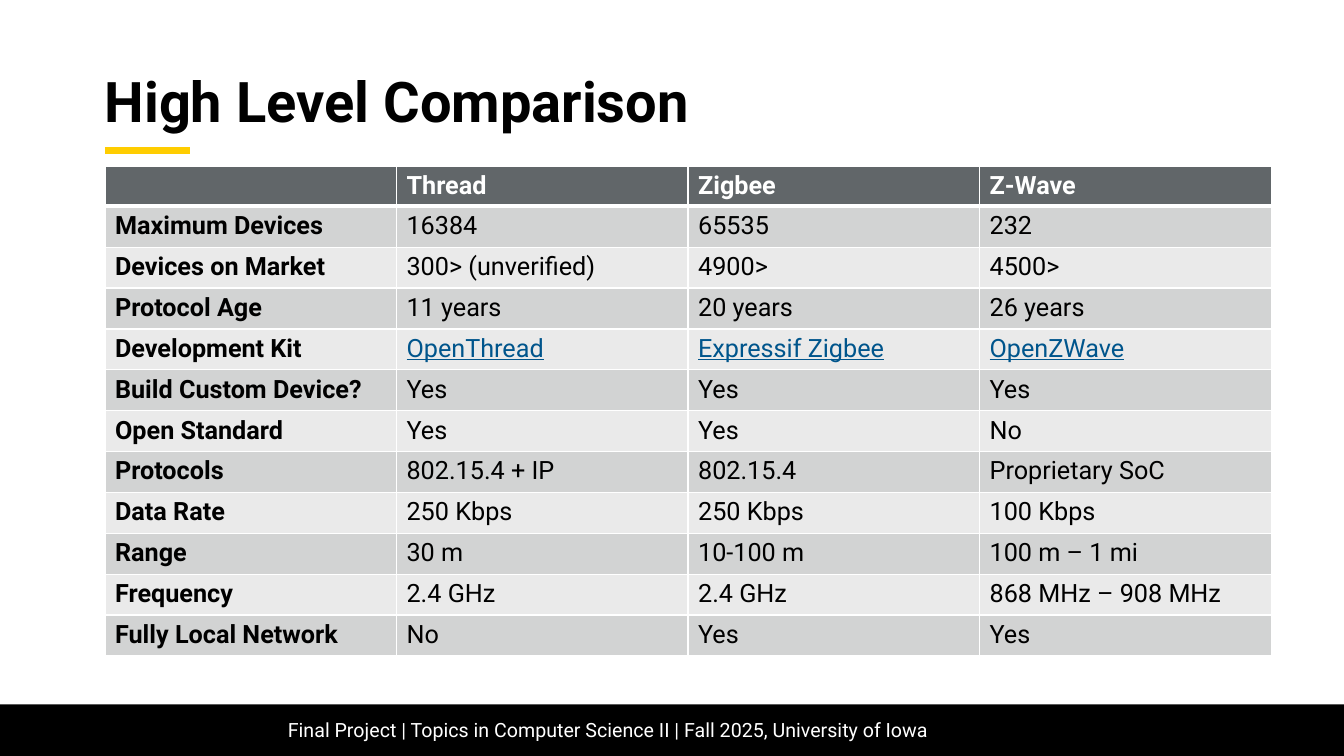
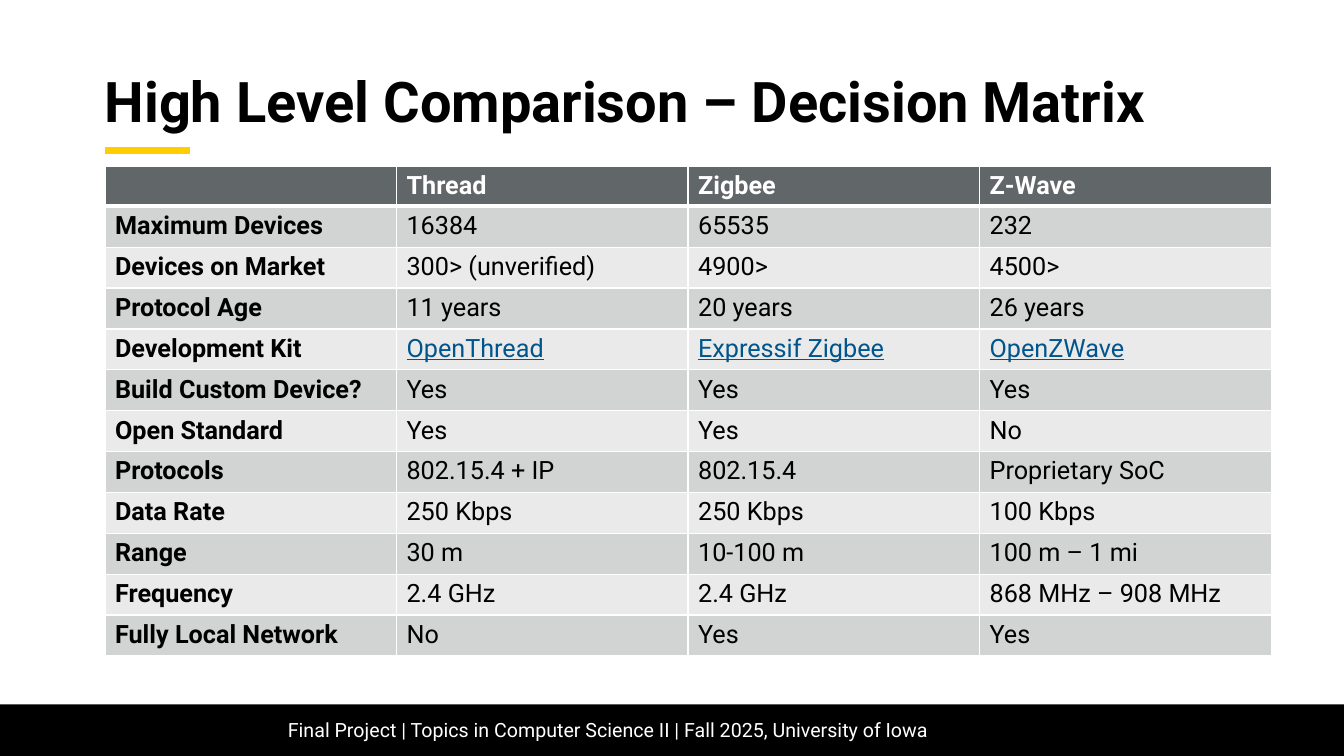
Before and after one commit to mattnkrueger/cs-4980--real-time-cyber-physical-systems, a slide deck: slide 48 of project/final_project-comparison_of_thread_zigbee_and_zwave_for_home_automation.pptx (slide 46 before the commit). Drawn at 1344x756 pixels with LibreOffice and Linux fonts; fonts in the diff are those of the drawing; background and template pictures are left out. Boxes give left, top, right and bottom in pixels: in the first picture for what was removed or moved away, otherwise in the second. Text is boxed around its words. In the diff, an @@ line names an element or a change of style, - is before the commit and + after.

```diff
--- a/project/final_project-comparison_of_thread_zigbee_and_zwave_for_home_automation.pptx
+++ b/project/final_project-comparison_of_thread_zigbee_and_zwave_for_home_automation.pptx
@@ title at [105, 80, 1145, 134]: text changed @@
-High Level Comparison
+High Level Comparison – Decision Matrix
```
Also in this commit, not shown: 31 other slides changed, 20 slides added, 7 slides removed, 2 other files.
